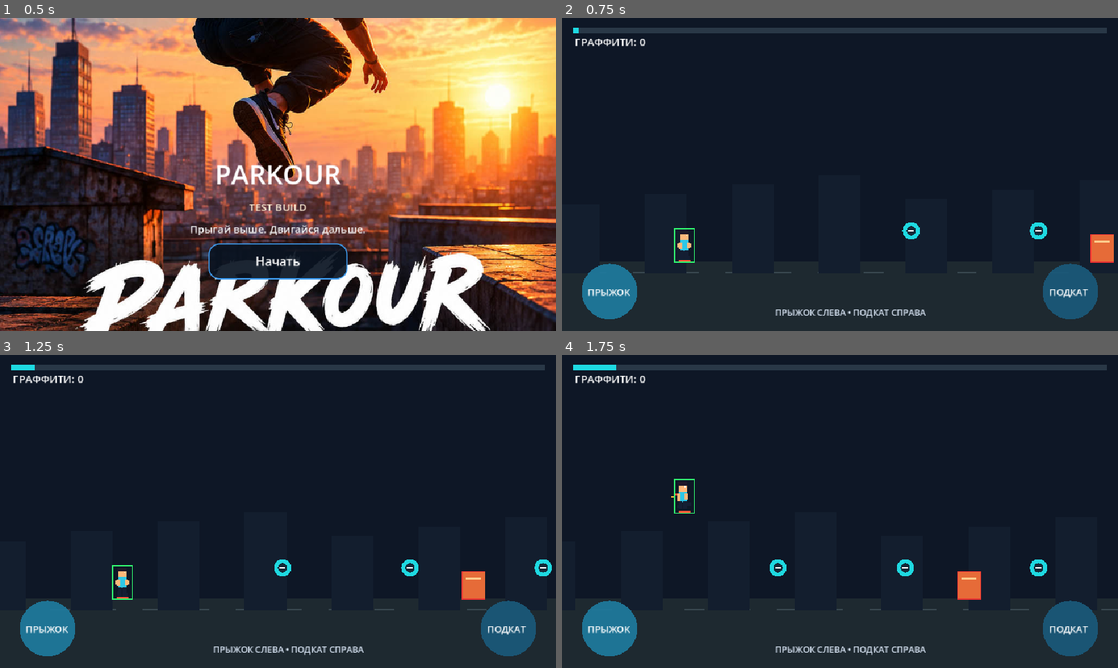
Above: before the commit, frames 1-4 (two rows, left to right).
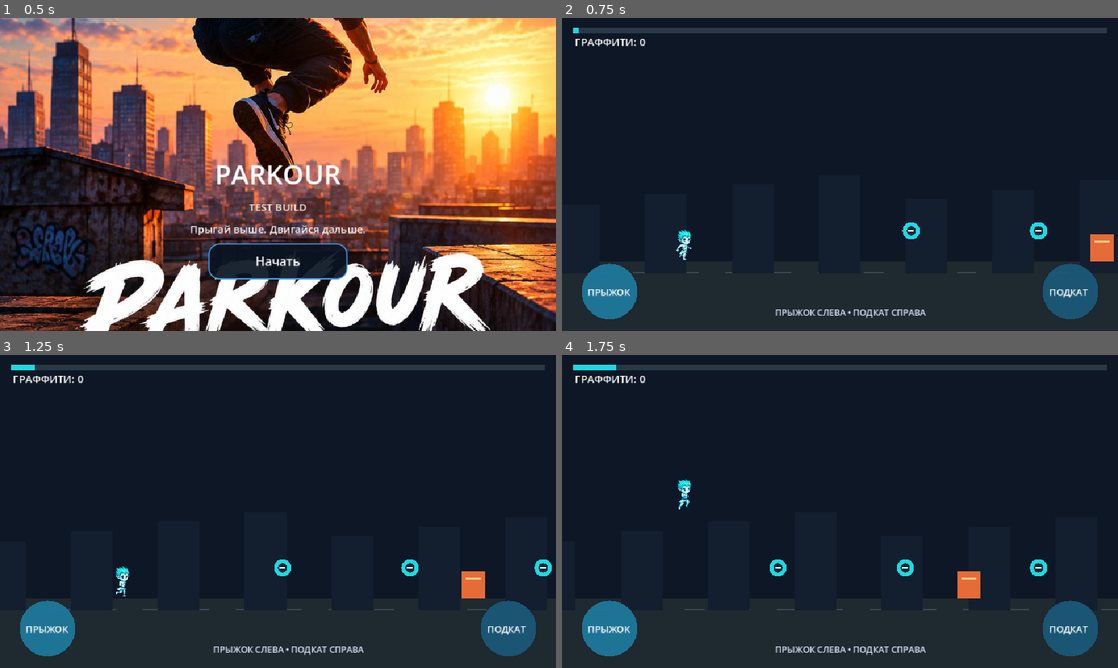
Above: after the commit, the same moments.

Repository: starden-opsv/Parkour
Game: Godot game, scene res://main.tscn
The game is run twice, just before and just after one commit, with the same random seed, the same clock (stepped at 60 frames per second) and the same inputs.
Inputs (mouse positions are in pixels of both pictures, inside the frame that each line leads up to):
- Up to frame 1 (0.5 s): no input
- Up to frame 2 (0.75 s): click "Начать" at 0.5 s
- Up to frame 3 (1.25 s): no input
- Up to frame 4 (1.75 s): tap Enter at 1.25 s; move the mouse to (962, 495) at 1.27 s; hold Up from 1.28 s (still down); tap R at 1.35 s; click (962, 495) at 1.42 s; tap Space at 1.52 s

Frame 1 is identical in both runs. In frame 2, 0.3% of the frame differs, in the area x 20-100%, y 67-79%; in frame 3, 0.3%; in frame 4, 0.3%.

Commit message:
Integrate animated pixel character sprite sheets

Diff:
--- a/level_1.gd
+++ b/level_1.gd
@@ -11,7 +11,7 @@
 const PLAYER_HEIGHT := 58.0
 const SLIDE_HEIGHT := 26.0
 const PICKUP_RADIUS := 15.0
-const DEBUG_HITBOXES := true
+const DEBUG_HITBOXES := false
 const PICKUP_POSITIONS := [430.0, 650.0, 880.0, 1110.0, 1390.0, 1630.0, 1880.0, 2110.0, 2350.0, 2580.0]
 
 var world_x := 0.0 # World coordinate of the player's feet; screen position stays fixed.
@@ -29,11 +29,15 @@
 var jump_count := 0
 var slide_requested := false
 var character_anim_time := 0.0
+var player_sprite: AnimatedSprite2D
+var was_airborne := false
 
 func _ready() -> void:
 	for _i in PICKUP_POSITIONS.size():
 		collected.append(false)
 	player_y = _ground_y() - PLAYER_HEIGHT
+	_setup_player_sprite()
+	_update_player_sprite()
 	queue_redraw()
 
 func _ground_y() -> float:
@@ -96,6 +100,7 @@
 	_check_obstacles()
 	if world_x >= LEVEL_LENGTH and not ended:
 		_finish_level()
+	_update_player_sprite()
 	queue_redraw()
 
 func _check_pickups() -> void:
@@ -230,7 +235,6 @@
 					draw_rect(hitbox, Color(1.0, 0.2, 0.2, 0.9), false, 1.0)
 
 	var player_rect := _player_rect()
-	_draw_player_character(player_rect)
 	if DEBUG_HITBOXES:
 		draw_rect(player_rect, Color(0.2, 1.0, 0.45, 0.95), false, 2.0)
 	draw_rect(Rect2(18, 18, w - 36, 8), Color(0.16, 0.22, 0.28))
@@ -244,61 +248,85 @@
 	if ended:
 		_draw_result()
 
-func _draw_player_character(hitbox: Rect2) -> void:
-	# Temporary hand-drawn pixel-style character while the supplied archive is prepared
-	# as individual, verified sprite frames. Animation pose follows the actual movement state.
-	var crouching := slide_timer > 0.0
-	var airborne := not on_ground
-	var run_phase := int(character_anim_time * 12.0) % 4
-	var cx := hitbox.position.x + hitbox.size.x * 0.5
-	var bottom := hitbox.end.y
-	var skin := Color(1.0, 0.72, 0.48)
-	var hair := Color(0.12, 0.09, 0.16)
-	var shirt := Color(0.18, 0.78, 0.9)
-	var dark := Color(0.08, 0.12, 0.2)
-	var accent := Color(1.0, 0.35, 0.22)
-	if crouching:
-		# Low, forward-leaning slide pose; hitbox remains the authoritative collision shape.
-		draw_rect(Rect2(cx - 15, bottom - 20, 25, 12), shirt)
-		draw_rect(Rect2(cx + 4, bottom - 24, 12, 9), skin)
-		draw_rect(Rect2(cx + 7, bottom - 28, 10, 5), hair)
-		draw_rect(Rect2(cx - 18, bottom - 9, 18, 5), dark)
-		draw_rect(Rect2(cx + 2, bottom - 9, 17, 5), dark)
-		draw_rect(Rect2(cx - 9, bottom - 25, 8, 5), accent)
-	else:
-		var lean := 0.0
-		if airborne:
-			lean = -3.0 if jump_count >= 2 else 2.0
-		var head_y := hitbox.position.y + (8.0 if airborne else 7.0)
-		# Head, hair and a bright streetwear hoodie.
-		draw_rect(Rect2(cx - 7 + lean, head_y, 14, 13), skin)
-		draw_rect(Rect2(cx - 8 + lean, head_y - 3, 16, 6), hair)
-		draw_rect(Rect2(cx + 3 + lean, head_y + 4, 2, 2), Color.WHITE)
-		draw_rect(Rect2(cx - 7 + lean, head_y + 13, 14, 19), shirt)
-		draw_rect(Rect2(cx - 9 + lean, head_y + 17, 5, 12), skin)
-		draw_rect(Rect2(cx + 4 + lean, head_y + 17, 5, 10), skin)
-		draw_rect(Rect2(cx - 7 + lean, head_y + 30, 6, 13), dark)
-		draw_rect(Rect2(cx + 1 + lean, head_y + 30, 6, 13), dark)
-		if airborne:
-			# Tucked knees on first jump; wider pose and a short trail on double jump.
-			draw_rect(Rect2(cx - 12, bottom - 14, 8, 5), dark)
-			draw_rect(Rect2(cx + 4, bottom - 17, 8, 5), dark)
-			if jump_count >= 2:
-				draw_rect(Rect2(cx - 18, head_y + 16, 5, 4), accent)
-				draw_rect(Rect2(cx - 23, head_y + 21, 4, 3), Color(1.0, 0.75, 0.25))
+func _setup_player_sprite() -> void:
+	player_sprite = AnimatedSprite2D.new()
+	player_sprite.name = "PlayerSprite"
+	player_sprite.centered = true
+	player_sprite.scale = Vector2(0.48, 0.48)
+	player_sprite.z_index = 5
+	player_sprite.sprite_frames = SpriteFrames.new()
+	player_sprite.sprite_frames.add_animation("idle")
+	player_sprite.sprite_frames.set_animation_speed("idle", 7.0)
+	player_sprite.sprite_frames.set_animation_loop("idle", true)
+	player_sprite.sprite_frames.add_animation("run")
+	player_sprite.sprite_frames.set_animation_speed("run", 12.0)
+	player_sprite.sprite_frames.set_animation_loop("run", true)
+	player_sprite.sprite_frames.add_animation("jump")
+	player_sprite.sprite_frames.set_animation_speed("jump", 10.0)
+	player_sprite.sprite_frames.set_animation_loop("jump", false)
+	player_sprite.sprite_frames.add_animation("running_jump")
+	player_sprite.sprite_frames.set_animation_speed("running_jump", 10.0)
+	player_sprite.sprite_frames.set_animation_loop("running_jump", false)
+	player_sprite.sprite_frames.add_animation("fall")
+	player_sprite.sprite_frames.set_animation_speed("fall", 10.0)
+	player_sprite.sprite_frames.set_animation_loop("fall", true)
+	player_sprite.sprite_frames.add_animation("land")
+	player_sprite.sprite_frames.set_animation_speed("land", 12.0)
+	player_sprite.sprite_frames.set_animation_loop("land", false)
+	player_sprite.sprite_frames.add_animation("dash")
+	player_sprite.sprite_frames.set_animation_speed("dash", 12.0)
+	player_sprite.sprite_frames.set_animation_loop("dash", true)
+	_add_sprite_sheet("idle", "res://assets/character/character/idle/idle.png", 7, 1)
+	_add_sprite_sheet("run", "res://assets/character/character/running/running.png", 12, 12)
+	_add_sprite_sheet("jump", "res://assets/character/character/jumping/jump.png", 13, 13)
+	_add_sprite_sheet("running_jump", "res://assets/character/character/runningjump/runningjump.png", 7, 7)
+	_add_sprite_sheet("fall", "res://assets/character/character/falling/fall.png", 9, 3)
+	_add_sprite_sheet("land", "res://assets/character/character/landing/land.png", 8, 8)
+	_add_sprite_sheet("dash", "res://assets/character/character/dashing/dash.png", 5, 5)
+	add_child(player_sprite)
+	player_sprite.play("run")
+
+func _add_sprite_sheet(animation_name: String, resource_path: String, frame_count: int, columns: int) -> void:
+	var sheet := load(resource_path) as Texture2D
+	if sheet == null:
+		push_warning("Character sprite sheet could not be loaded: " + resource_path)
+		return
+	for frame_index in frame_count:
+		var atlas_frame := AtlasTexture.new()
+		atlas_frame.atlas = sheet
+		var column := frame_index % columns
+		var row := int(frame_index / columns)
+		atlas_frame.region = Rect2(column * 128, row * 128, 128, 128)
+		player_sprite.sprite_frames.add_frame(animation_name, atlas_frame)
+
+func _update_player_sprite() -> void:
+	if player_sprite == null:
+		return
+	var player_rect := _player_rect()
+	player_sprite.position = Vector2(player_rect.position.x + player_rect.size.x * 0.5, player_rect.end.y - 31.0)
+	player_sprite.visible = true
+	var next_animation := "run"
+	if slide_timer > 0.0:
+		next_animation = "dash"
+	elif not on_ground:
+		if player_vy > 120.0:
+			next_animation = "fall"
+		elif jump_count >= 2:
+			next_animation = "running_jump"
 		else:
-			# Four-frame leg/arm cycle gives the running pose visible motion.
-			if run_phase == 0 or run_phase == 2:
-				draw_rect(Rect2(cx - 8, bottom - 14, 7, 12), dark)
-				draw_rect(Rect2(cx + 1, bottom - 11, 8, 9), dark)
-			else:
-				draw_rect(Rect2(cx - 8, bottom - 10, 8, 8), dark)
-				draw_rect(Rect2(cx + 1, bottom - 15, 7, 13), dark)
-			draw_rect(Rect2(cx - 12, head_y + 18, 5, 8), skin)
-			draw_rect(Rect2(cx + 7, head_y + 16 + (2 if run_phase % 2 == 0 else 0), 5, 8), skin)
-	# Bright shoe pixels anchor the pose visually to the same feet used by collision.
-	draw_rect(Rect2(cx - 10, bottom - 4, 10, 4), accent)
-	draw_rect(Rect2(cx + 1, bottom - 4, 10, 4), accent)
+			next_animation = "jump"
+	else:
+		if was_airborne:
+			next_animation = "land"
+			was_airborne = false
+		elif player_sprite.animation == "land" and player_sprite.is_playing():
+			next_animation = "land"
+	if not on_ground:
+		was_airborne = true
+	if player_sprite.animation != next_animation:
+		player_sprite.play(next_animation)
+	elif not player_sprite.is_playing() and next_animation != "land":
+		player_sprite.play(next_animation)
 
 
 func _draw_result() -> void:
